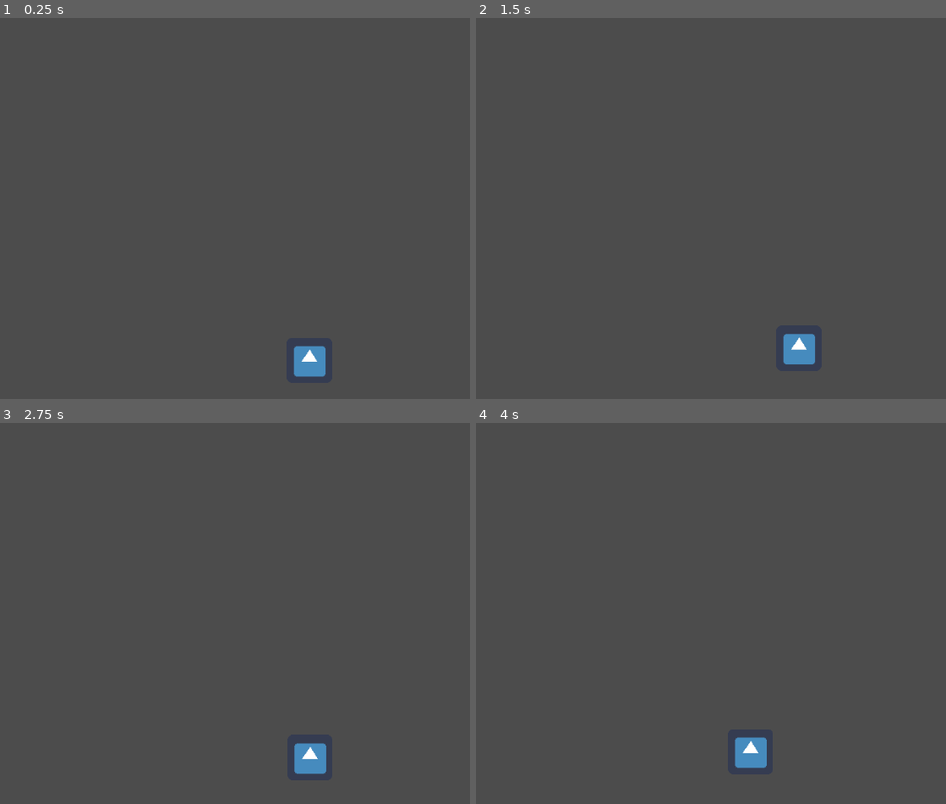
Above: before the commit, frames 1-4 (two rows, left to right).
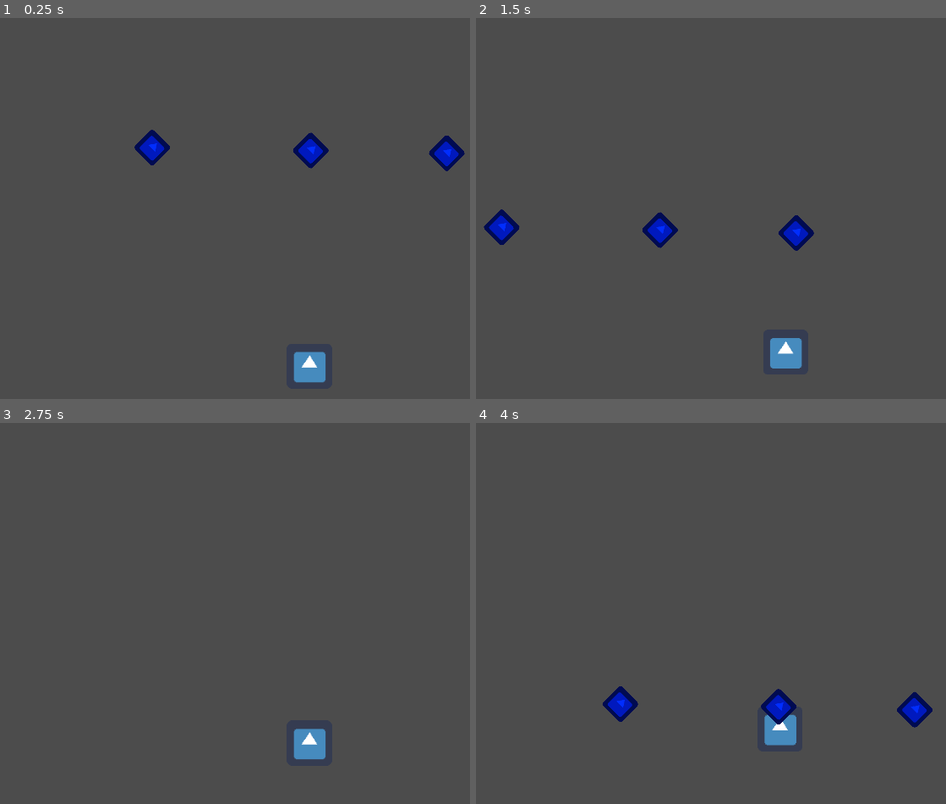
Above: after the commit, the same moments.

Repository: delleloper/staysafejam
Game: Godot game, scene res://Game.tscn
Same seed, same stepped clock (60 frames per second), same inputs: the game is played once before the commit and once after it. The engine's default icon, where the game draws it, is replaced by a stand-in: a white triangle on a blue panel in a dark square.
Inputs:
- Up to frame 1 (0.25 s): no input
- Up to frame 2 (1.5 s): hold D (move_right) 0.53-1.28 s; hold S (move_down) from 1.28 s (still down)
- Up to frame 3 (2.75 s): release S (move_down) at 2.03 s; hold D (move_right) from 2.03 s (still down)
- Up to frame 4 (4 s): release D (move_right) at 2.78 s; hold W (move_up) 2.78-3.53 s; hold A (move_left) from 3.53 s (still down)

The runs differ from the first frame. In frame 1, 1.5% of the frame differs, in the area x 28-99%, y 29-96%; in frame 2, 1.8%; in frame 3, 0.6%; in frame 4, 2.2%, in the area x 26-98%, y 69-91%.

Commit message:
Fixed movement

Diff:
--- a/Basebuilding.tscn
+++ b/Basebuilding.tscn
@@ -3,7 +3,9 @@
 [sub_resource type="RectangleShape2D" id=1]
 extents = Vector2( 100.222, 92.1191 )
 
-[node name="Basebuilding" type="StaticBody2D"]
+[node name="Basebuilding" type="StaticBody2D" groups=[
+"enviroment",
+]]
 
 [node name="CollisionShape2D" type="CollisionShape2D" parent="."]
 shape = SubResource( 1 )
--- /dev/null
+++ b/FinishLine.gd
@@ -0,0 +1,15 @@
+extends Area2D
+
+export var id = 0
+var dialog
+
+func _on_FinishLine_body_entered(body: Node) -> void:
+	if body.is_in_group("player"):
+		GM.triggerDialog(dialog)
+		body.running = false
+
+func _ready() -> void:
+	dialog = obtainDialog(id)
+
+func obtainDialog(id):
+	return "Its dangerous to go alone take this"
--- /dev/null
+++ b/FinishLine.tscn
@@ -0,0 +1,13 @@
+[gd_scene load_steps=3 format=2]
+
+[ext_resource path="res://FinishLine.gd" type="Script" id=1]
+
+[sub_resource type="RectangleShape2D" id=1]
+extents = Vector2( 368.534, 10 )
+
+[node name="FinishLine" type="Area2D"]
+script = ExtResource( 1 )
+
+[node name="CollisionShape2D" type="CollisionShape2D" parent="."]
+shape = SubResource( 1 )
+[connection signal="body_entered" from="." to="." method="_on_FinishLine_body_entered"]
--- a/Game.tscn
+++ b/Game.tscn
@@ -5,19 +5,20 @@
 [ext_resource path="res://Basebuilding.tscn" type="PackedScene" id=3]
 [ext_resource path="res://UI.tscn" type="PackedScene" id=4]
 [ext_resource path="res://BaseItem.tscn" type="PackedScene" id=5]
-
-[sub_resource type="RectangleShape2D" id=1]
-extents = Vector2( 2058.9, 26.9497 )
+[ext_resource path="res://FinishLine.tscn" type="PackedScene" id=6]
 
 [node name="Game" type="Node"]
+__meta__ = {
+"_edit_vertical_guides_": [ 1085.33, 892.362, 667.149 ]
+}
 
 [node name="Level" type="Node2D" parent="."]
 position = Vector2( -76.9791, -11.6913 )
 
-[node name="LevelEntities" type="YSort" parent="Level"]
+[node name="LevelEntities" type="Node2D" parent="Level"]
 
 [node name="Player" parent="Level/LevelEntities" instance=ExtResource( 2 )]
-position = Vector2( 963.002, 2981.29 )
+position = Vector2( 969.009, 3031.27 )
 
 [node name="Basebuilding" parent="Level/LevelEntities" instance=ExtResource( 3 )]
 position = Vector2( 215.795, 410.062 )
@@ -43,163 +44,310 @@
 [node name="Basebuilding9" parent="Level/LevelEntities" instance=ExtResource( 3 )]
 position = Vector2( 525.431, 848.015 )
 
+[node name="Basebuilding40" parent="Level/LevelEntities" instance=ExtResource( 3 )]
+position = Vector2( 219.178, 2544.03 )
+
+[node name="Basebuilding39" parent="Level/LevelEntities" instance=ExtResource( 3 )]
+position = Vector2( 528.808, 2546.82 )
+
+[node name="Basebuilding38" parent="Level/LevelEntities" instance=ExtResource( 3 )]
+position = Vector2( 219.178, 2320.87 )
+
+[node name="Basebuilding37" parent="Level/LevelEntities" instance=ExtResource( 3 )]
+position = Vector2( 528.808, 2323.66 )
+
+[node name="Basebuilding36" parent="Level/LevelEntities" instance=ExtResource( 3 )]
+position = Vector2( 219.178, 2764.4 )
+
+[node name="Basebuilding35" parent="Level/LevelEntities" instance=ExtResource( 3 )]
+position = Vector2( 528.808, 2767.19 )
+
+[node name="Basebuilding34" parent="Level/LevelEntities" instance=ExtResource( 3 )]
+position = Vector2( 219.178, 2979.19 )
+
+[node name="Basebuilding33" parent="Level/LevelEntities" instance=ExtResource( 3 )]
+position = Vector2( 528.808, 2981.98 )
+
+[node name="Basebuilding48" parent="Level/LevelEntities" instance=ExtResource( 3 )]
+position = Vector2( 219.458, 1478.47 )
+
+[node name="Basebuilding47" parent="Level/LevelEntities" instance=ExtResource( 3 )]
+position = Vector2( 529.088, 1481.26 )
+
+[node name="Basebuilding46" parent="Level/LevelEntities" instance=ExtResource( 3 )]
+position = Vector2( 219.458, 1255.31 )
+
+[node name="Basebuilding45" parent="Level/LevelEntities" instance=ExtResource( 3 )]
+position = Vector2( 529.088, 1258.1 )
+
+[node name="Basebuilding44" parent="Level/LevelEntities" instance=ExtResource( 3 )]
+position = Vector2( 219.458, 1698.84 )
+
+[node name="Basebuilding43" parent="Level/LevelEntities" instance=ExtResource( 3 )]
+position = Vector2( 529.088, 1701.63 )
+
+[node name="Basebuilding42" parent="Level/LevelEntities" instance=ExtResource( 3 )]
+position = Vector2( 219.458, 1913.63 )
+
+[node name="Basebuilding41" parent="Level/LevelEntities" instance=ExtResource( 3 )]
+position = Vector2( 529.088, 1916.42 )
+
+[node name="Basebuilding24" parent="Level/LevelEntities" instance=ExtResource( 3 )]
+position = Vector2( 215.795, -2805.63 )
+
+[node name="Basebuilding23" parent="Level/LevelEntities" instance=ExtResource( 3 )]
+position = Vector2( 525.431, -2802.84 )
+
+[node name="Basebuilding22" parent="Level/LevelEntities" instance=ExtResource( 3 )]
+position = Vector2( 215.795, -3028.79 )
+
+[node name="Basebuilding21" parent="Level/LevelEntities" instance=ExtResource( 3 )]
+position = Vector2( 525.431, -3026 )
+
+[node name="Basebuilding20" parent="Level/LevelEntities" instance=ExtResource( 3 )]
+position = Vector2( 215.795, -2585.26 )
+
+[node name="Basebuilding19" parent="Level/LevelEntities" instance=ExtResource( 3 )]
+position = Vector2( 525.431, -2582.47 )
+
+[node name="Basebuilding18" parent="Level/LevelEntities" instance=ExtResource( 3 )]
+position = Vector2( 215.795, -2370.47 )
+
+[node name="Basebuilding17" parent="Level/LevelEntities" instance=ExtResource( 3 )]
+position = Vector2( 525.431, -2367.68 )
+
+[node name="Basebuilding80" parent="Level/LevelEntities" instance=ExtResource( 3 )]
+position = Vector2( 219.178, -671.662 )
+
+[node name="Basebuilding79" parent="Level/LevelEntities" instance=ExtResource( 3 )]
+position = Vector2( 528.808, -668.873 )
+
+[node name="Basebuilding78" parent="Level/LevelEntities" instance=ExtResource( 3 )]
+position = Vector2( 219.178, -894.823 )
+
+[node name="Basebuilding77" parent="Level/LevelEntities" instance=ExtResource( 3 )]
+position = Vector2( 528.808, -892.033 )
+
+[node name="Basebuilding76" parent="Level/LevelEntities" instance=ExtResource( 3 )]
+position = Vector2( 219.178, -451.292 )
+
+[node name="Basebuilding75" parent="Level/LevelEntities" instance=ExtResource( 3 )]
+position = Vector2( 528.808, -448.502 )
+
+[node name="Basebuilding74" parent="Level/LevelEntities" instance=ExtResource( 3 )]
+position = Vector2( 219.178, -236.499 )
+
+[node name="Basebuilding73" parent="Level/LevelEntities" instance=ExtResource( 3 )]
+position = Vector2( 528.808, -233.709 )
+
+[node name="Basebuilding72" parent="Level/LevelEntities" instance=ExtResource( 3 )]
+position = Vector2( 219.458, -1737.22 )
+
+[node name="Basebuilding71" parent="Level/LevelEntities" instance=ExtResource( 3 )]
+position = Vector2( 529.088, -1734.43 )
+
+[node name="Basebuilding70" parent="Level/LevelEntities" instance=ExtResource( 3 )]
+position = Vector2( 219.458, -1960.38 )
+
+[node name="Basebuilding69" parent="Level/LevelEntities" instance=ExtResource( 3 )]
+position = Vector2( 529.088, -1957.59 )
+
+[node name="Basebuilding68" parent="Level/LevelEntities" instance=ExtResource( 3 )]
+position = Vector2( 219.458, -1516.85 )
+
+[node name="Basebuilding67" parent="Level/LevelEntities" instance=ExtResource( 3 )]
+position = Vector2( 529.088, -1514.06 )
+
+[node name="Basebuilding66" parent="Level/LevelEntities" instance=ExtResource( 3 )]
+position = Vector2( 219.458, -1302.06 )
+
+[node name="Basebuilding65" parent="Level/LevelEntities" instance=ExtResource( 3 )]
+position = Vector2( 529.088, -1299.27 )
+
+[node name="Basebuilding32" parent="Level/LevelEntities" instance=ExtResource( 3 )]
+position = Vector2( 1403.33, -2805.63 )
+
+[node name="Basebuilding31" parent="Level/LevelEntities" instance=ExtResource( 3 )]
+position = Vector2( 1712.97, -2802.84 )
+
+[node name="Basebuilding30" parent="Level/LevelEntities" instance=ExtResource( 3 )]
+position = Vector2( 1403.33, -3028.79 )
+
+[node name="Basebuilding29" parent="Level/LevelEntities" instance=ExtResource( 3 )]
+position = Vector2( 1712.97, -3026 )
+
+[node name="Basebuilding28" parent="Level/LevelEntities" instance=ExtResource( 3 )]
+position = Vector2( 1403.33, -2585.26 )
+
+[node name="Basebuilding27" parent="Level/LevelEntities" instance=ExtResource( 3 )]
+position = Vector2( 1712.97, -2582.47 )
+
+[node name="Basebuilding26" parent="Level/LevelEntities" instance=ExtResource( 3 )]
+position = Vector2( 1403.33, -2370.47 )
+
+[node name="Basebuilding25" parent="Level/LevelEntities" instance=ExtResource( 3 )]
+position = Vector2( 1712.97, -2367.68 )
+
+[node name="Basebuilding96" parent="Level/LevelEntities" instance=ExtResource( 3 )]
+position = Vector2( 1406.72, -671.662 )
+
+[node name="Basebuilding95" parent="Level/LevelEntities" instance=ExtResource( 3 )]
+position = Vector2( 1716.35, -668.873 )
+
+[node name="Basebuilding94" parent="Level/LevelEntities" instance=ExtResource( 3 )]
+position = Vector2( 1406.72, -894.823 )
+
+[node name="Basebuilding93" parent="Level/LevelEntities" instance=ExtResource( 3 )]
+position = Vector2( 1716.35, -892.033 )
+
+[node name="Basebuilding92" parent="Level/LevelEntities" instance=ExtResource( 3 )]
+position = Vector2( 1406.72, -451.292 )
+
+[node name="Basebuilding91" parent="Level/LevelEntities" instance=ExtResource( 3 )]
+position = Vector2( 1716.35, -448.502 )
+
+[node name="Basebuilding90" parent="Level/LevelEntities" instance=ExtResource( 3 )]
+position = Vector2( 1406.72, -236.499 )
+
+[node name="Basebuilding89" parent="Level/LevelEntities" instance=ExtResource( 3 )]
+position = Vector2( 1716.35, -233.709 )
+
+[node name="Basebuilding88" parent="Level/LevelEntities" instance=ExtResource( 3 )]
+position = Vector2( 1407, -1737.22 )
+
+[node name="Basebuilding87" parent="Level/LevelEntities" instance=ExtResource( 3 )]
+position = Vector2( 1716.63, -1734.43 )
+
+[node name="Basebuilding86" parent="Level/LevelEntities" instance=ExtResource( 3 )]
+position = Vector2( 1407, -1960.38 )
+
+[node name="Basebuilding85" parent="Level/LevelEntities" instance=ExtResource( 3 )]
+position = Vector2( 1716.63, -1957.59 )
+
+[node name="Basebuilding84" parent="Level/LevelEntities" instance=ExtResource( 3 )]
+position = Vector2( 1407, -1516.85 )
+
+[node name="Basebuilding83" parent="Level/LevelEntities" instance=ExtResource( 3 )]
+position = Vector2( 1716.63, -1514.06 )
+
+[node name="Basebuilding82" parent="Level/LevelEntities" instance=ExtResource( 3 )]
+position = Vector2( 1407, -1302.06 )
+
+[node name="Basebuilding81" parent="Level/LevelEntities" instance=ExtResource( 3 )]
+position = Vector2( 1716.63, -1299.27 )
+
 [node name="Basebuilding4" parent="Level/LevelEntities" instance=ExtResource( 3 )]
-position = Vector2( 1315.43, 498.176 )
+position = Vector2( 1406.4, 423.34 )
 
 [node name="Basebuilding3" parent="Level/LevelEntities" instance=ExtResource( 3 )]
-position = Vector2( 1625.06, 500.965 )
+position = Vector2( 1711.61, 426.13 )
 
 [node name="Basebuilding16" parent="Level/LevelEntities" instance=ExtResource( 3 )]
-position = Vector2( 1315.43, 275.015 )
+position = Vector2( 1401.98, 200.18 )
 
 [node name="Basebuilding15" parent="Level/LevelEntities" instance=ExtResource( 3 )]
-position = Vector2( 1625.06, 277.805 )
+position = Vector2( 1711.61, 202.969 )
 
 [node name="Basebuilding14" parent="Level/LevelEntities" instance=ExtResource( 3 )]
-position = Vector2( 1315.43, 718.547 )
+position = Vector2( 1401.98, 643.712 )
 
 [node name="Basebuilding13" parent="Level/LevelEntities" instance=ExtResource( 3 )]
-position = Vector2( 1625.06, 721.337 )
+position = Vector2( 1711.61, 646.501 )
 
 [node name="Basebuilding12" parent="Level/LevelEntities" instance=ExtResource( 3 )]
-position = Vector2( 1315.43, 933.339 )
+position = Vector2( 1401.98, 858.504 )
 
 [node name="Basebuilding11" parent="Level/LevelEntities" instance=ExtResource( 3 )]
-position = Vector2( 1625.06, 936.129 )
-
-[node name="Basebuilding24" parent="Level/LevelEntities" instance=ExtResource( 3 )]
-position = Vector2( 1362.13, 1632.34 )
-
-[node name="Basebuilding23" parent="Level/LevelEntities" instance=ExtResource( 3 )]
-position = Vector2( 1671.76, 1635.13 )
-
-[node name="Basebuilding22" parent="Level/LevelEntities" instance=ExtResource( 3 )]
-position = Vector2( 1362.13, 1409.18 )
-
-[node name="Basebuilding21" parent="Level/LevelEntities" instance=ExtResource( 3 )]
-position = Vector2( 1671.76, 1411.97 )
-
-[node name="Basebuilding20" parent="Level/LevelEntities" instance=ExtResource( 3 )]
-position = Vector2( 1362.13, 1852.71 )
-
-[node name="Basebuilding19" parent="Level/LevelEntities" instance=ExtResource( 3 )]
-position = Vector2( 1671.76, 1855.5 )
-
-[node name="Basebuilding18" parent="Level/LevelEntities" instance=ExtResource( 3 )]
-position = Vector2( 1362.13, 2067.5 )
-
-[node name="Basebuilding17" parent="Level/LevelEntities" instance=ExtResource( 3 )]
-position = Vector2( 1671.76, 2070.29 )
-
-[node name="Basebuilding32" parent="Level/LevelEntities" instance=ExtResource( 3 )]
-position = Vector2( 1442.19, 2626.4 )
-
-[node name="Basebuilding31" parent="Level/LevelEntities" instance=ExtResource( 3 )]
-position = Vector2( 1751.82, 2629.19 )
-
-[node name="Basebuilding30" parent="Level/LevelEntities" instance=ExtResource( 3 )]
-position = Vector2( 1442.19, 2403.24 )
-
-[node name="Basebuilding29" parent="Level/LevelEntities" instance=ExtResource( 3 )]
-position = Vector2( 1751.82, 2406.03 )
-
-[node name="Basebuilding28" parent="Level/LevelEntities" instance=ExtResource( 3 )]
-position = Vector2( 1442.19, 2846.77 )
-
-[node name="Basebuilding27" parent="Level/LevelEntities" instance=ExtResource( 3 )]
-position = Vector2( 1751.82, 2849.56 )
-
-[node name="Basebuilding26" parent="Level/LevelEntities" instance=ExtResource( 3 )]
-position = Vector2( 1442.19, 3061.57 )
-
-[node name="Basebuilding25" parent="Level/LevelEntities" instance=ExtResource( 3 )]
-position = Vector2( 1751.82, 3064.36 )
-
-[node name="Basebuilding40" parent="Level/LevelEntities" instance=ExtResource( 3 )]
-position = Vector2( 241.308, 2666.43 )
-
-[node name="Basebuilding39" parent="Level/LevelEntities" instance=ExtResource( 3 )]
-position = Vector2( 550.939, 2669.22 )
-
-[node name="Basebuilding38" parent="Level/LevelEntities" instance=ExtResource( 3 )]
-position = Vector2( 241.308, 2443.27 )
-
-[node name="Basebuilding37" parent="Level/LevelEntities" instance=ExtResource( 3 )]
-position = Vector2( 550.939, 2446.06 )
-
-[node name="Basebuilding36" parent="Level/LevelEntities" instance=ExtResource( 3 )]
-position = Vector2( 241.308, 2886.8 )
-
-[node name="Basebuilding35" parent="Level/LevelEntities" instance=ExtResource( 3 )]
-position = Vector2( 550.939, 2889.59 )
-
-[node name="Basebuilding34" parent="Level/LevelEntities" instance=ExtResource( 3 )]
-position = Vector2( 241.308, 3101.6 )
-
-[node name="Basebuilding33" parent="Level/LevelEntities" instance=ExtResource( 3 )]
-position = Vector2( 550.939, 3104.39 )
-
-[node name="Basebuilding48" parent="Level/LevelEntities" instance=ExtResource( 3 )]
-position = Vector2( 234.637, 1592.31 )
-
-[node name="Basebuilding47" parent="Level/LevelEntities" instance=ExtResource( 3 )]
-position = Vector2( 544.267, 1595.1 )
-
-[node name="Basebuilding46" parent="Level/LevelEntities" instance=ExtResource( 3 )]
-position = Vector2( 234.637, 1369.15 )
-
-[node name="Basebuilding45" parent="Level/LevelEntities" instance=ExtResource( 3 )]
-position = Vector2( 544.267, 1371.94 )
-
-[node name="Basebuilding44" parent="Level/LevelEntities" instance=ExtResource( 3 )]
-position = Vector2( 234.637, 1812.68 )
-
-[node name="Basebuilding43" parent="Level/LevelEntities" instance=ExtResource( 3 )]
-position = Vector2( 544.267, 1815.47 )
-
-[node name="Basebuilding42" parent="Level/LevelEntities" instance=ExtResource( 3 )]
-position = Vector2( 234.637, 2027.48 )
-
-[node name="Basebuilding41" parent="Level/LevelEntities" instance=ExtResource( 3 )]
-position = Vector2( 544.267, 2030.27 )
+position = Vector2( 1711.61, 861.293 )
+
+[node name="Basebuilding64" parent="Level/LevelEntities" instance=ExtResource( 3 )]
+position = Vector2( 1405.36, 2557.31 )
+
+[node name="Basebuilding63" parent="Level/LevelEntities" instance=ExtResource( 3 )]
+position = Vector2( 1714.99, 2560.1 )
+
+[node name="Basebuilding62" parent="Level/LevelEntities" instance=ExtResource( 3 )]
+position = Vector2( 1405.36, 2334.15 )
+
+[node name="Basebuilding61" parent="Level/LevelEntities" instance=ExtResource( 3 )]
+position = Vector2( 1714.99, 2336.94 )
+
+[node name="Basebuilding60" parent="Level/LevelEntities" instance=ExtResource( 3 )]
+position = Vector2( 1405.36, 2777.68 )
+
+[node name="Basebuilding59" parent="Level/LevelEntities" instance=ExtResource( 3 )]
+position = Vector2( 1714.99, 2780.47 )
+
+[node name="Basebuilding58" parent="Level/LevelEntities" instance=ExtResource( 3 )]
+position = Vector2( 1405.36, 2992.47 )
+
+[node name="Basebuilding57" parent="Level/LevelEntities" instance=ExtResource( 3 )]
+position = Vector2( 1714.99, 2995.26 )
+
+[node name="Basebuilding56" parent="Level/LevelEntities" instance=ExtResource( 3 )]
+position = Vector2( 1405.64, 1491.75 )
+
+[node name="Basebuilding55" parent="Level/LevelEntities" instance=ExtResource( 3 )]
+position = Vector2( 1715.27, 1494.54 )
+
+[node name="Basebuilding54" parent="Level/LevelEntities" instance=ExtResource( 3 )]
+position = Vector2( 1405.64, 1268.59 )
+
+[node name="Basebuilding53" parent="Level/LevelEntities" instance=ExtResource( 3 )]
+position = Vector2( 1715.27, 1271.38 )
+
+[node name="Basebuilding52" parent="Level/LevelEntities" instance=ExtResource( 3 )]
+position = Vector2( 1405.64, 1712.12 )
+
+[node name="Basebuilding51" parent="Level/LevelEntities" instance=ExtResource( 3 )]
+position = Vector2( 1715.27, 1714.91 )
+
+[node name="Basebuilding50" parent="Level/LevelEntities" instance=ExtResource( 3 )]
+position = Vector2( 1405.64, 1926.91 )
+
+[node name="Basebuilding49" parent="Level/LevelEntities" instance=ExtResource( 3 )]
+position = Vector2( 1715.27, 1929.7 )
 
 [node name="BaseItem" parent="Level/LevelEntities" instance=ExtResource( 5 )]
 position = Vector2( 833.308, 592.774 )
 rotation = 0.785397
 
-[node name="Character" parent="Level/LevelEntities" instance=ExtResource( 1 )]
-position = Vector2( 786.609, 110.017 )
-
-[node name="Walls" type="Node2D" parent="Level"]
-
-[node name="StaticBody2D" type="StaticBody2D" parent="Level/Walls"]
-position = Vector2( 26.7229, -11.6913 )
-
-[node name="CollisionShape2D" type="CollisionShape2D" parent="Level/Walls/StaticBody2D"]
-position = Vector2( 1666.92, 12.6962 )
-shape = SubResource( 1 )
-
-[node name="StaticBody2D2" type="StaticBody2D" parent="Level/Walls"]
-position = Vector2( 28.4727, 1082.24 )
-
-[node name="CollisionShape2D" type="CollisionShape2D" parent="Level/Walls/StaticBody2D2"]
-position = Vector2( 1901.3, 1973.9 )
-shape = SubResource( 1 )
-
-[node name="StaticBody2D3" type="StaticBody2D" parent="Level/Walls"]
-position = Vector2( -5.97791, -263.973 )
-rotation = 1.57079
-
-[node name="CollisionShape2D" type="CollisionShape2D" parent="Level/Walls/StaticBody2D3"]
-position = Vector2( 1171.6, 22.5053 )
-shape = SubResource( 1 )
-
-[node name="StaticBody2D4" type="StaticBody2D" parent="Level/Walls"]
-position = Vector2( 1941.8, -250.723 )
-rotation = 1.57079
-
-[node name="CollisionShape2D" type="CollisionShape2D" parent="Level/Walls/StaticBody2D4"]
-position = Vector2( 1210.83, -1782.24 )
-shape = SubResource( 1 )
-
-[node name="CanvasLayer" parent="." instance=ExtResource( 4 )]
+[node name="BaseItem2" parent="Level/LevelEntities" instance=ExtResource( 5 )]
+position = Vector2( 833.308, -2622.92 )
+rotation = 0.785397
+
+[node name="BaseItem3" parent="Level/LevelEntities" instance=ExtResource( 5 )]
+position = Vector2( 1160.17, 2039.98 )
+rotation = 0.785397
+
+[node name="BaseItem4" parent="Level/LevelEntities" instance=ExtResource( 5 )]
+position = Vector2( 967.165, 2035.98 )
+rotation = 0.785397
+
+[node name="BaseItem5" parent="Level/LevelEntities" instance=ExtResource( 5 )]
+position = Vector2( 742.165, 2031.98 )
+rotation = 0.785397
+
+[node name="BaseItem8" parent="Level/LevelEntities" instance=ExtResource( 5 )]
+position = Vector2( 1164.06, 2725.68 )
+rotation = 0.785397
+
+[node name="BaseItem7" parent="Level/LevelEntities" instance=ExtResource( 5 )]
+position = Vector2( 971.061, 2721.68 )
+rotation = 0.785397
+
+[node name="BaseItem6" parent="Level/LevelEntities" instance=ExtResource( 5 )]
+position = Vector2( 746.061, 2717.68 )
+rotation = 0.785397
+
+[node name="FinishLine" parent="Level/LevelEntities" instance=ExtResource( 6 )]
+modulate = Color( 1, 0, 0, 1 )
+position = Vector2( 970.294, -3204.35 )
+
+[node name="Character" parent="Level/LevelEntities/FinishLine" instance=ExtResource( 1 )]
+position = Vector2( 0, -94.8696 )
+
+[node name="CanvasLayer" type="CanvasLayer" parent="."]
+
+[node name="UI" parent="CanvasLayer" instance=ExtResource( 4 )]
+visible = false
--- a/Player.gd
+++ b/Player.gd
@@ -1,37 +1,57 @@
 extends KinematicBody2D
+enum side {LEFT, MIDDLE, RIGHT}
+
+class_name Player
 
 onready var cam = $Camera2D
-const ACCELERATION = 500
-const MAX_SPEED = 230
+const ACCELERATION = 120
+const SLIDE_ACCELERATION = 600
+const MAX_SPEED = 600
 const FRICTION = 500
 var velocity = Vector2.ZERO
 var full = false
 var inventory
 export var hp = 3
+var running = true
+var currentSide = side.MIDDLE
 
 func _ready() -> void:
 	OS.window_fullscreen = full
 
-func _process(_delta: float) -> void:
+func _physics_process(_delta: float) -> void:
 	if hp <= 0:
 		die()
 	var inputVector = Vector2.ZERO
-	inputVector.x = Input.get_action_strength("move_right") - Input.get_action_strength('move_left')
-#	inputVector.y = Input.get_action_strength("move_down") - Input.get_action_strength('move_up')
-	inputVector.y = -1
-	inputVector = inputVector.normalized()
+	if running:
+		inputVector.y = -1
+	else:
+		inputVector.y = 0
 	if inputVector != Vector2.ZERO:
 		velocity = velocity.move_toward(inputVector * MAX_SPEED, ACCELERATION * _delta)
 	else:
 		velocity = velocity.move_toward(Vector2.ZERO,FRICTION * _delta)
-	if Input.is_action_just_pressed("move_left"):
-		 velocity.x = -1 * ACCELERATION
-	if Input.is_action_just_pressed("move_right"):
-		 velocity.x = 1 * ACCELERATION
+	if Input.is_action_just_pressed("move_left") && (currentSide != side.LEFT):
+		#I know is not the correct way but it works ¯\_(ツ)_/¯  we can fix later
+		translate(Vector2(-180,0))
+#		velocity.x = -SLIDE_ACCELERATION
+		if currentSide == side.MIDDLE:
+			currentSide = side.LEFT
+		else:
+			currentSide = side.MIDDLE
+
+	if Input.is_action_just_pressed("move_right") && (currentSide != side.RIGHT):
+		#I know is not the correct way but it works ¯\_(ツ)_/¯  we can fix later
+		translate(Vector2(180,0))
+#		velocity.x += SLIDE_ACCELERATION
+		if currentSide == side.MIDDLE:
+			currentSide = side.RIGHT
+		else:
+			currentSide = side.MIDDLE
 	velocity = move_and_slide(velocity)
+
 
 func die():
 	queue_free()
 
-func addItem(item :Item):
+func addItem(_item :Item):
 	pass
--- a/UI.tscn
+++ b/UI.tscn
@@ -19,9 +19,7 @@
 "values": [ Vector2( 32, 1111.07 ), Vector2( 32, 865 ) ]
 }
 
-[node name="CanvasLayer" type="CanvasLayer"]
-
-[node name="UI" type="Control" parent="."]
+[node name="UI" type="Control"]
 anchor_right = 1.0
 anchor_bottom = 1.0
 rect_min_size = Vector2( 1920, 1080 )
@@ -30,7 +28,7 @@
 "_edit_use_anchors_": false
 }
 
-[node name="Panel" type="Panel" parent="UI"]
+[node name="Panel" type="Panel" parent="."]
 anchor_top = 1.0
 anchor_right = 1.0
 anchor_bottom = 1.0
@@ -43,7 +41,7 @@
 "_edit_use_anchors_": false
 }
 
-[node name="Dialog" type="RichTextLabel" parent="UI/Panel"]
+[node name="Dialog" type="RichTextLabel" parent="Panel"]
 anchor_right = 1.0
 anchor_bottom = 1.0
 margin_left = 37.0
@@ -55,5 +53,5 @@
 "_edit_use_anchors_": false
 }
 
-[node name="AnimationPlayer" type="AnimationPlayer" parent="UI"]
+[node name="AnimationPlayer" type="AnimationPlayer" parent="."]
 anims/ShowDialog = SubResource( 1 )
--- a/Ui.gd
+++ b/Ui.gd
@@ -6,6 +6,7 @@
 
 func _ready() -> void:
 	GM.UI = self
+	visible = true
 
 func displayDialog(dialog):
 	text.text = dialog
--- a/project.godot
+++ b/project.godot
@@ -14,6 +14,11 @@
 "language": "GDScript",
 "path": "res://BaseItem.gd"
 }, {
+"base": "KinematicBody2D",
+"class": "Player",
+"language": "GDScript",
+"path": "res://Player.gd"
+}, {
 "base": "Camera2D",
 "class": "ShakeCamera2D",
 "language": "GDScript",
@@ -21,6 +26,7 @@
 } ]
 _global_script_class_icons={
 "Item": "",
+"Player": "",
 "ShakeCamera2D": ""
 }
 
